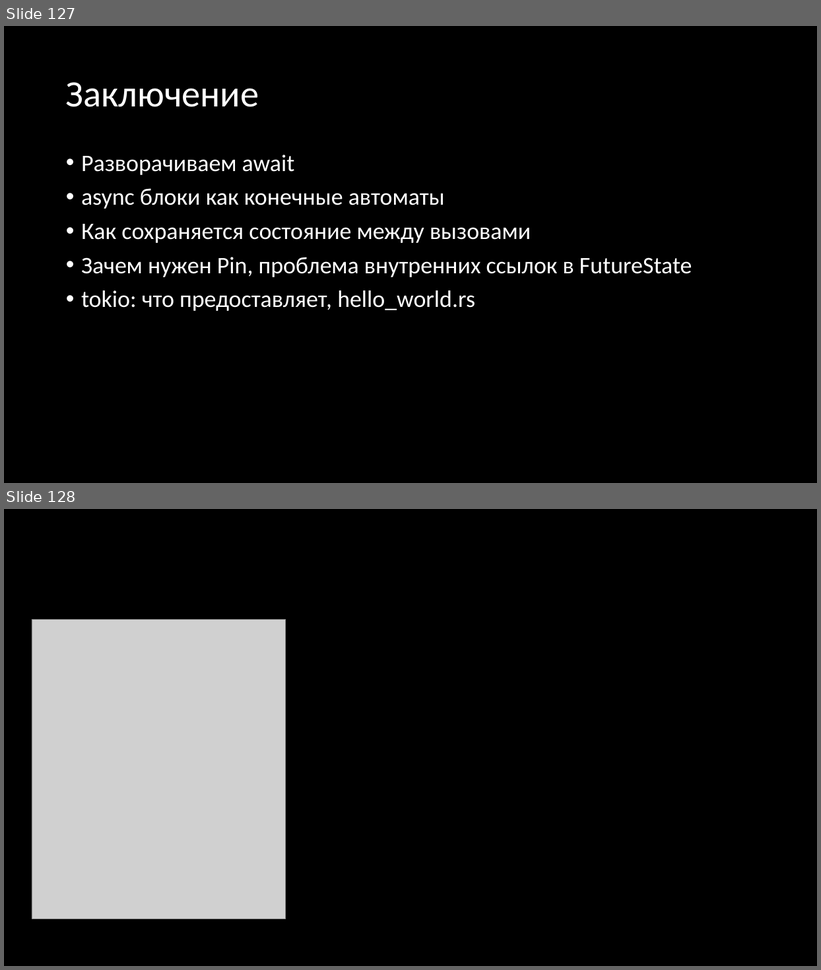
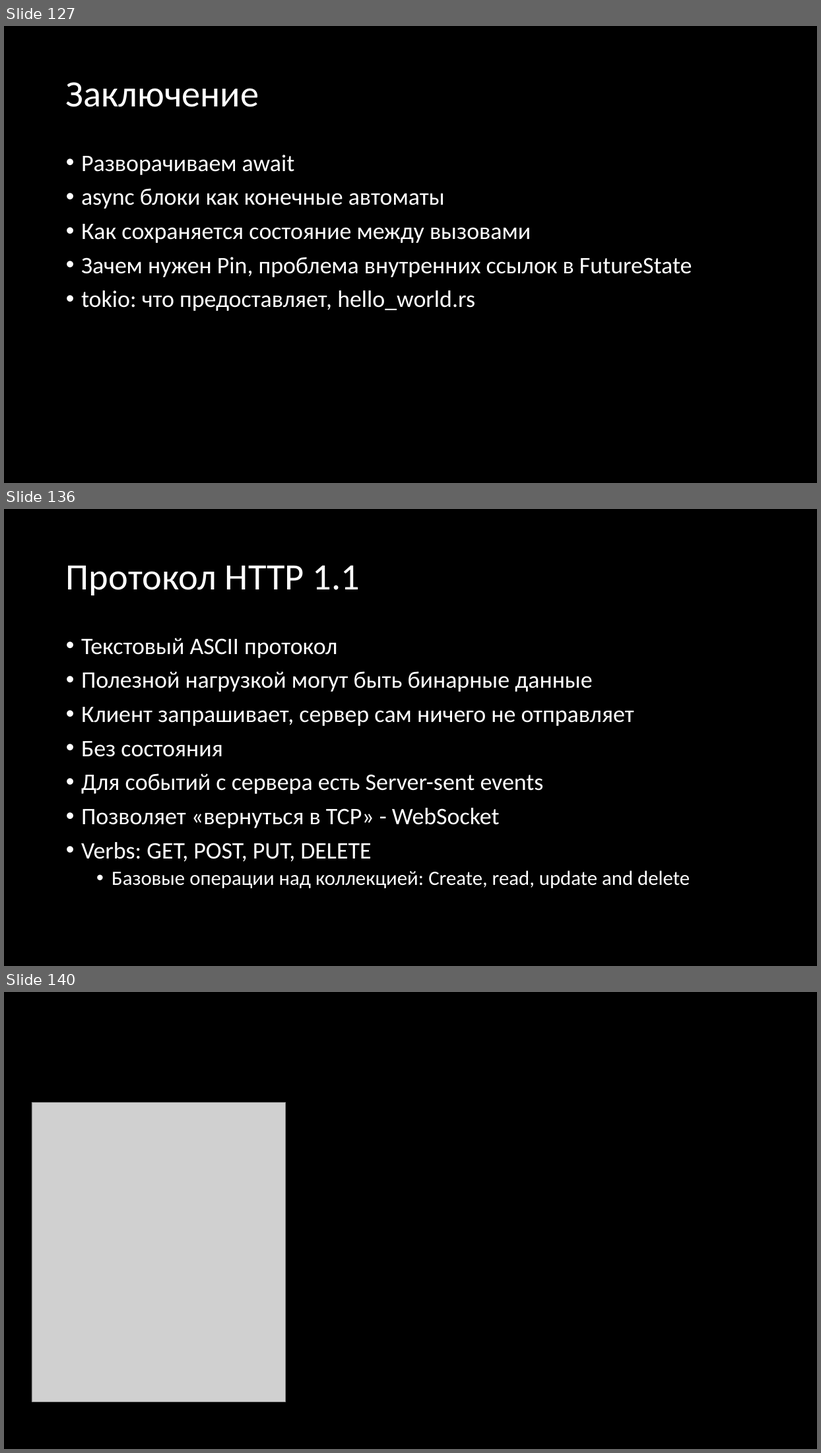
Before and after one commit to Gordon01/learn-rust, a slide deck: keynotes/Rust 2024.pptx. Shown one above the other, each under a label of ours: slides 127 and 128 before the commit, slides 127, 136 and 140 after it; the slides between them are not shown. The pictures are 821x970 and 821x1453 pixels, drawn with LibreOffice and Linux fonts; fonts in the diff are those of the drawing; grey boxes stand for pictures. Boxes give left, top, right and bottom in pixels: in the first picture for what was removed or moved away, otherwise in the second. Text is boxed around its words. In the diff, an @@ line names an element or a change of style, - is before the commit and + after.

Commit message:
Лекция 10, веб-серверы Co-authored-by: Alexander Sergeev <etc9053@gmail.com> Co-committed-by: Alexander Sergeev <etc9053@gmail.com>

```diff
--- a/keynotes/Rust 2024.pptx
+++ b/keynotes/Rust 2024.pptx
@@ slide 136 added at (4, 509, 817, 966), background #000000 @@
@@ title added at (66, 565, 360, 595), 44 pt, text #FFFFFF @@
+Протокол HTTP 1.1
@@ text added at (81, 638, 690, 889), 28 pt, text #FFFFFF @@
+• Текстовый ASCII протокол
+• Полезной нагрузкой могут быть бинарные данные
+• Клиент запрашивает, сервер сам ничего не отправляет
+• Без состояния
+• Для событий с сервера есть Server-sent events
+• Позволяет «вернуться в TCP» - WebSocket
+• Verbs: GET, POST, PUT, DELETE
+  • Базовые операции над коллекцией: Create, read, update and delete
@@ what was slide 128 is now slide 140 @@
```
Also in this commit, not shown: 11 other slides added, 2 other files.
